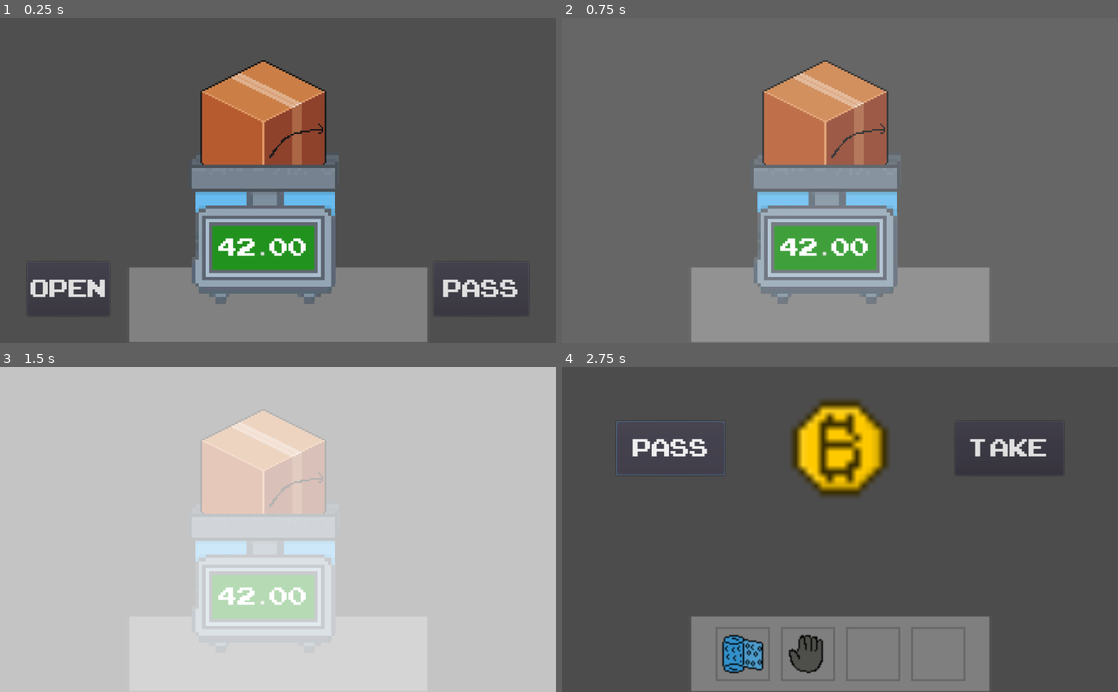
Above: before the commit, frames 1-4 (two rows, left to right).
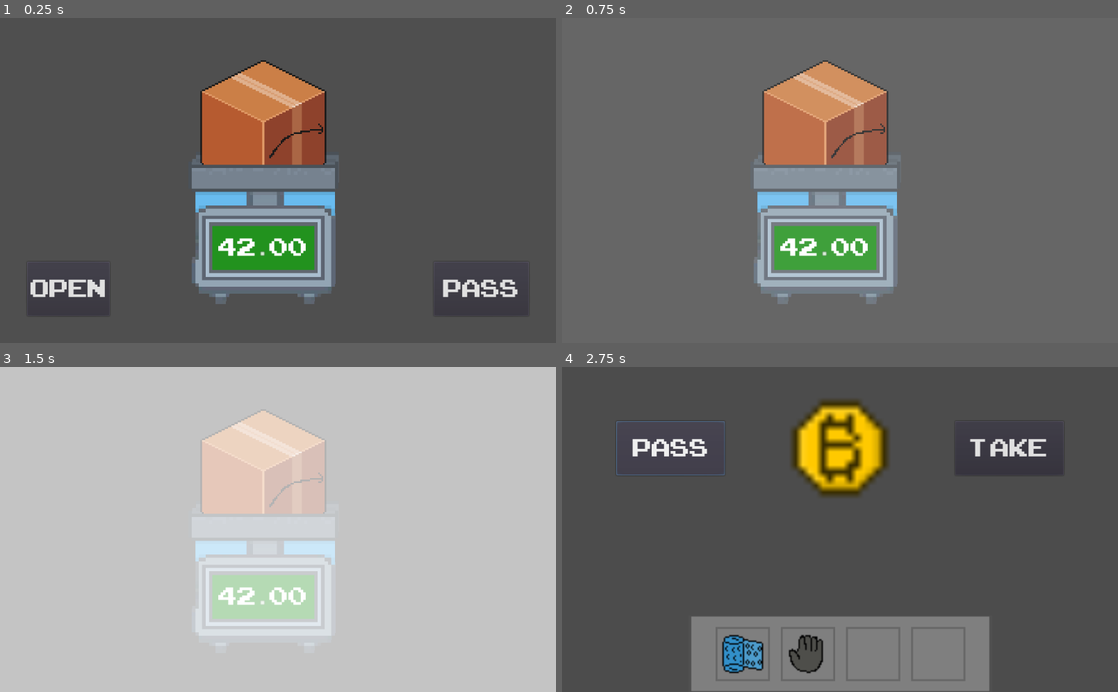
Above: after the commit, the same moments.

Repository: qntbre/epicgamejam
Game: Godot game, scene res://Scenes/boxChoice.tscn
Two runs of this game, one before a commit and one after it. Both use one fixed random seed, a clock stepped at 60 frames per second and the inputs below. This scene is started directly instead of the project's main scene. The engine's default icon, where the game draws it, is replaced by a stand-in: a white triangle on a blue panel in a dark square.
Inputs (mouse positions are in pixels of both pictures, inside the frame that each line leads up to):
- Up to frame 1 (0.25 s): no input
- Up to frame 2 (0.75 s): click "Open" at 0.5 s
- Up to frame 3 (1.5 s): move the mouse to (400, 513) at 1.27 s; click (400, 513) at 1.42 s
- Up to frame 4 (2.75 s): click "Pass" at 2 s

The runs differ from the first frame. In frame 1, 10% of the frame differs, in the area x 23-77%, y 76-100%; in frame 2, 10%; in frame 3, less than 0.1%; in frame 4, nothing differs.

Commit message:
not inventory open

Diff:
--- a/Scenes/boxOpeningHUD.gd
+++ b/Scenes/boxOpeningHUD.gd
@@ -7,7 +7,7 @@
 
 # Called when the node enters the scene tree for the first time.
 func _ready():
-
+	Inventory.hide()
 
 	pass # Replace with function body.
 
--- a/Scenes/itemZoom.gd
+++ b/Scenes/itemZoom.gd
@@ -9,6 +9,7 @@
 # Called when the node enters the scene tree for the first time.
 func _ready():
 	Player.setup()
+	Inventory.show()
 
 	var ite = "10001"
 
